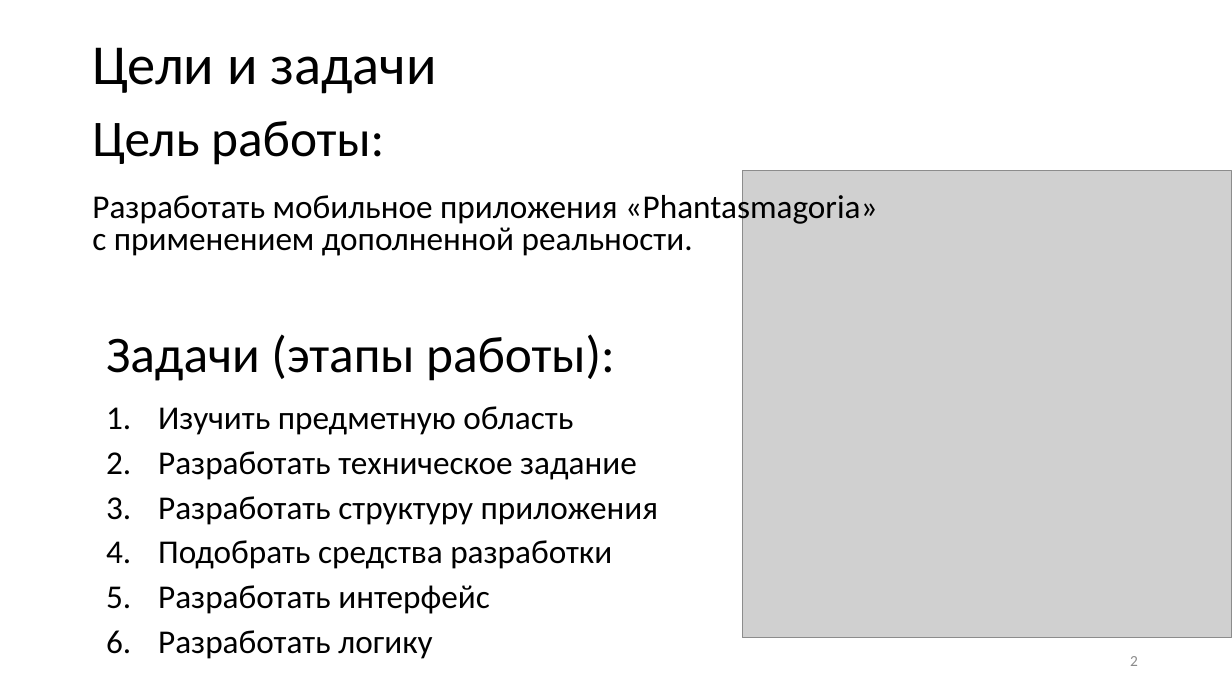
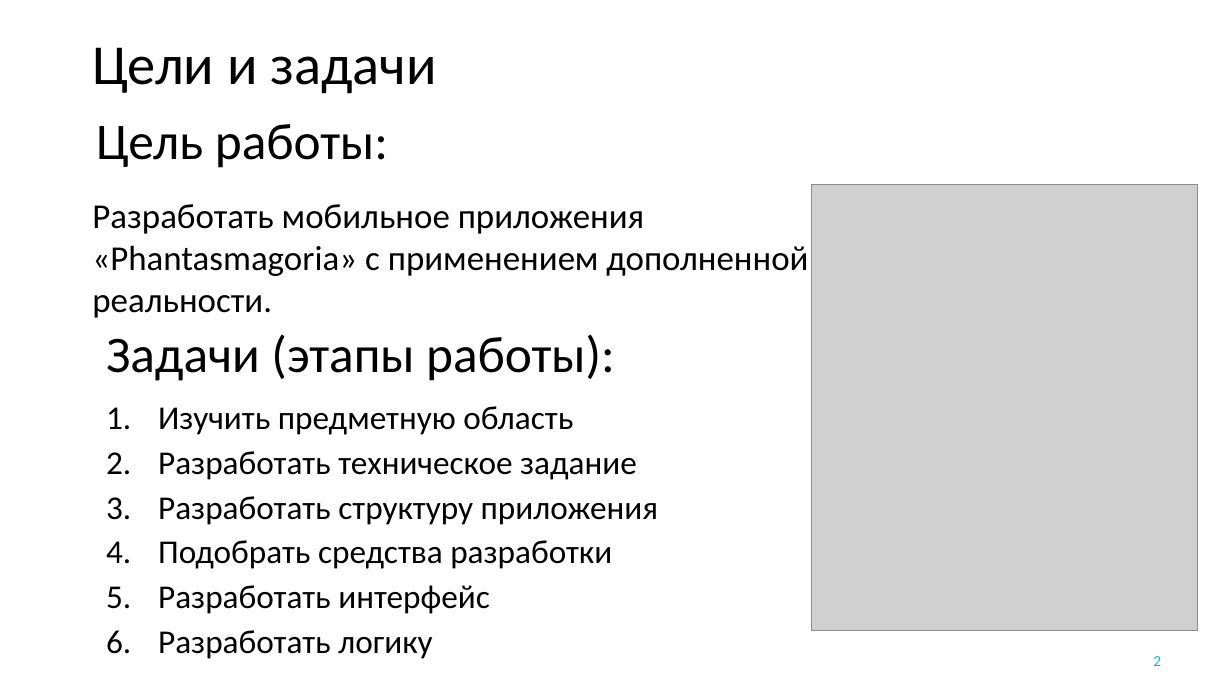
Before and after one commit to YakimenkoIlya/PhantasmagoriaProjectFiles, a slide deck: slide 2 of Якименко Курсовая.pptx. Drawn at 1232x693 pixels with LibreOffice and Linux fonts; fonts in the diff are those of the drawing; grey boxes stand for pictures; background and template pictures are left out. Boxes give left, top, right and bottom in pixels: in the first picture for what was removed or moved away, otherwise in the second. Text is boxed around its words. In the diff, an @@ line names an element or a change of style, - is before the commit and + after.

```diff
--- a/Якименко Курсовая.pptx
+++ b/Якименко Курсовая.pptx
@@ title "Цель работы:" at box(96, 124, 388, 168): alignment left to centre; line spacing 0.9 to 1 @@
@@ text "Разработать мобильное приложения «Phantasmagoria» с ..." at box(92, 204, 808, 318): size 25.9 to 27.2 pt; line spacing 0.8 to 1; less space between paragraphs @@
@@ picture: place and size @@
-picture at box(743, 171, 1232, 639)
+picture at box(811, 185, 1199, 630)
@@ page number: place and size @@
-page number at box(1130, 656, 1138, 666)
+page number at box(1153, 656, 1161, 666)
@@ page number at box(1153, 656, 1161, 666): text colour #8C8C8C to #1FAECD @@
```
Also in this commit, not shown: 14 other slides changed, 1 other file.
